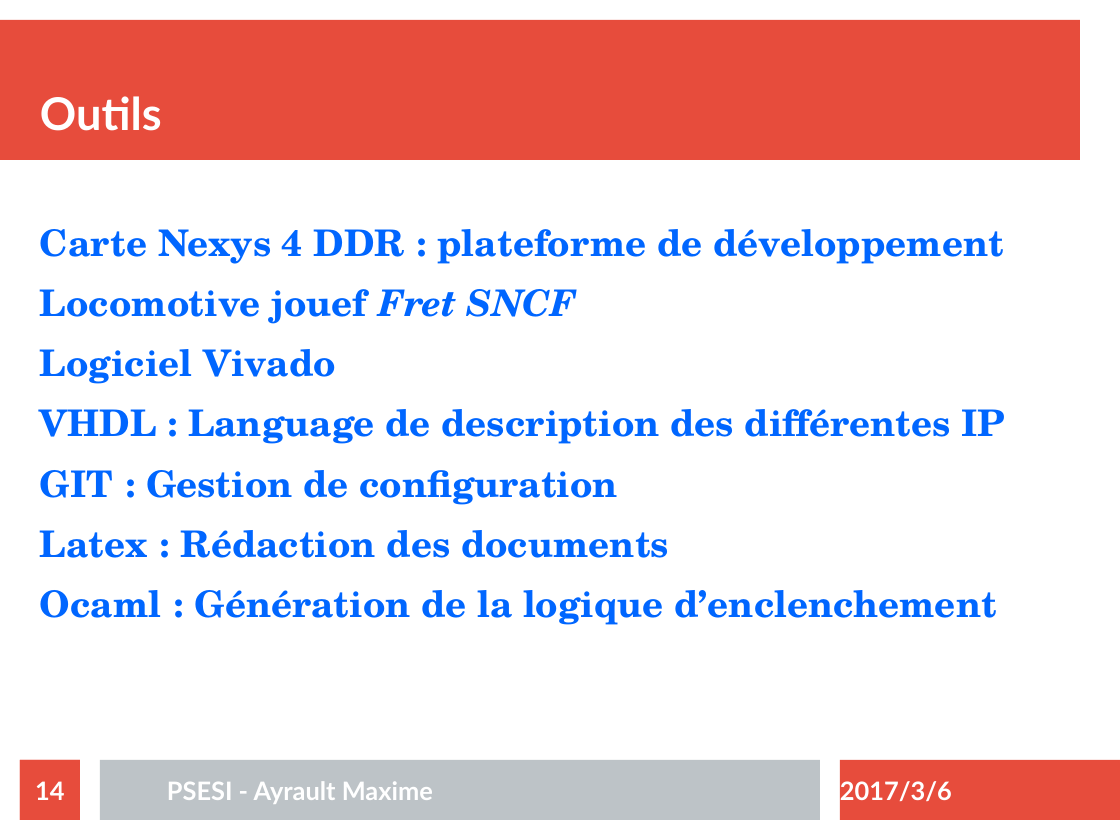
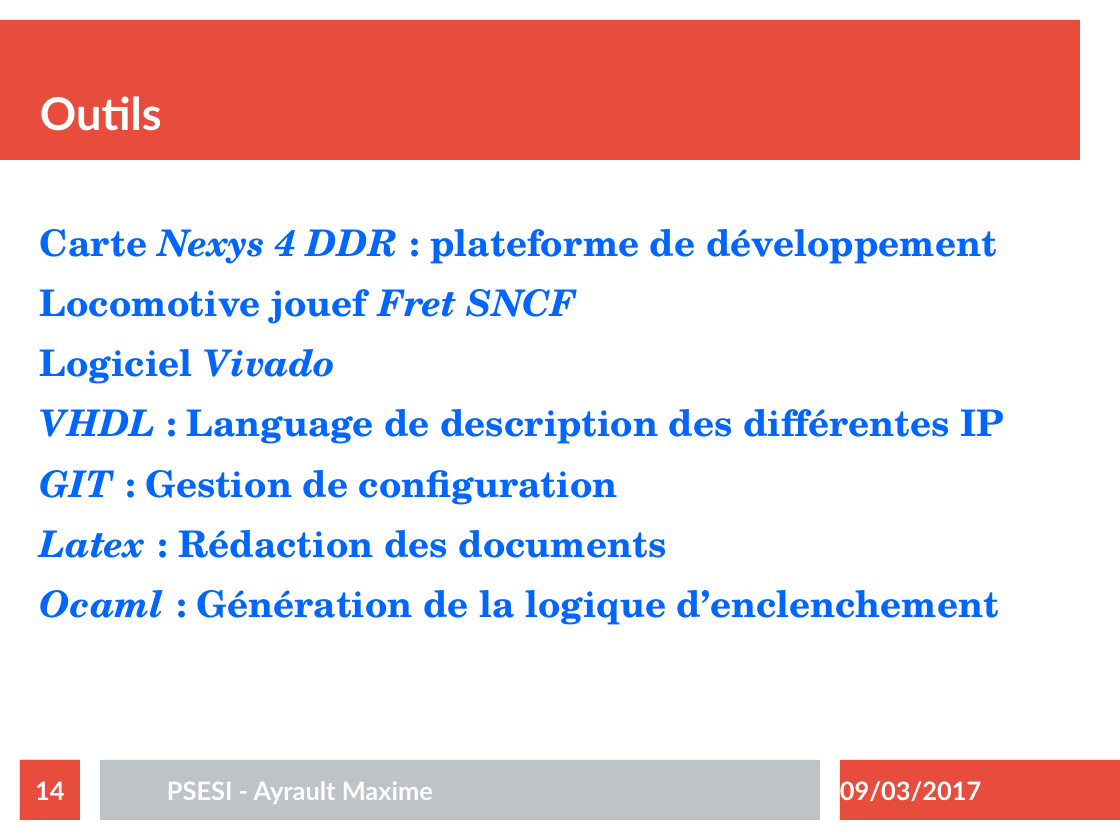
Before and after one commit to maximouth/psesi, a slide deck: slide 14 of Presentation/presentation.odp. Drawn at 1120x840 pixels with LibreOffice and Linux fonts; fonts in the diff are those of the drawing. Boxes give left, top, right and bottom in pixels: in the first picture for what was removed or moved away, otherwise in the second. Text is boxed around its words. In the diff, an @@ line names an element or a change of style, - is before the commit and + after.

```diff
--- a/Presentation/presentation.odp
+++ b/Presentation/presentation.odp
@@ text at (x1=40, y1=229, x2=1004, y2=625): italic on in "Nexys 4 DDR", "Vivado", "VHDL", "GIT" and 2 more places @@
@@ text at (x1=840, y1=781, x2=982, y2=801): text changed @@
-2017/3/6
+09/03/2017
```
Also in this commit, not shown: 22 other slides changed, 2 slides added, 28 other files.
